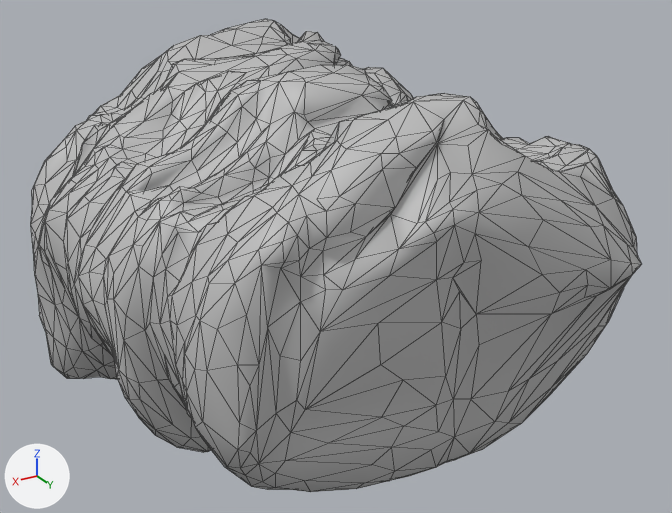
What one commit did to the Blender file src/addons/no_mans_sky_base_builder/models-high-res/assets/BASE_DUST08.blend.
Camera for both pictures: a camera (50 mm lens) standing at (1.81, 3.85, 1.7) and looking at (-0.05, 0.74, 0.15). Lighting does not change. The marker at lower left points along +X, +Y and +Z. The first picture is the older version. Mesh edges are drawn as thin lines.

Objects in the first picture: 'BASE_DUST08'.
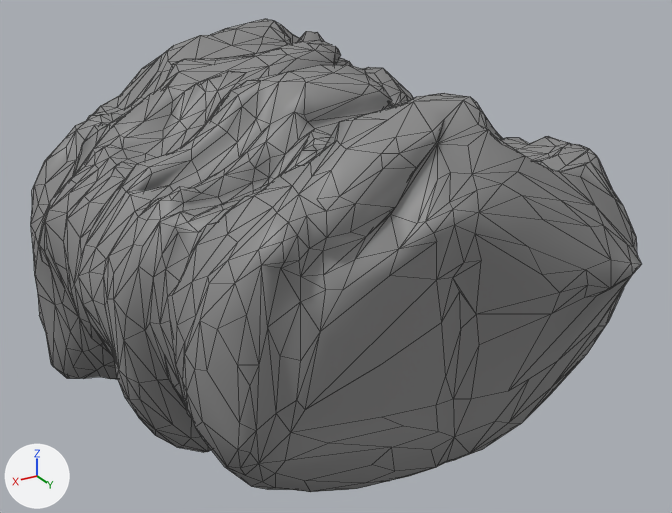
What differs and where, as boxes [x1, y1, x2, y2] in the pictures (672 x 513 px):
'BASE_DUST08', surface changed, recoloured, reshaped (darker): [31, 19, 641, 492] in both
part 1 of me_base_dust08, deleted: before [305, 280, 446, 417]

Patch to the scene script:
```diff
--- a/src/addons/no_mans_sky_base_builder/models-high-res/assets/BASE_DUST08.blend.py
+++ b/src/addons/no_mans_sky_base_builder/models-high-res/assets/BASE_DUST08.blend.py
@@ ng_nms_colourise @@
 # colours: white #ffffff
+# settings of these nodes change
@@ mat_desolaterockmat @@
 n3 = _N.new('ShaderNodeMixRGB'); n3.name = 'Mix (Legacy)'
-n3.inputs[0].default_value = 0.0  # 'Factor'
 n4 = _N.new('ShaderNodeGroup'); n4.name = 'Group'
@@ mat_desolaterockmat @@
 n4.inputs[1].default_value = 0.0  # 'Mask'
-n4.inputs[2].default_value = 1.0  # 'Gradient'
+n4.inputs[2].default_value = 0.0  # 'Gradient'
 _L.new(n2.outputs[0], n3.inputs[2])  # 'Color' to 'Color2'
@@ me_base_dust08 @@
 # used by ob_base_dust08; location = (0.0, 0.0, 0.0)
-me_base_dust08.from_pydata(...)  # 2109 vertices, 3435 faces; spans x -1.02..1.08, y -0.38..1.73, z -0.65..1.02
+me_base_dust08.from_pydata(...)  # 2106 vertices, 3163 faces; spans x -1.02..1.08, y -0.38..1.73, z -0.65..1.02
+# me_base_dust08 part 1: 2 vertices removed from x 0.19..0.33, y 1.6..1.64, z 0.05..0.33
+# other edits to the shape of me_base_dust08 do not show in these pictures
 me_base_dust08.materials.append(mat_desolaterockmat)
```
